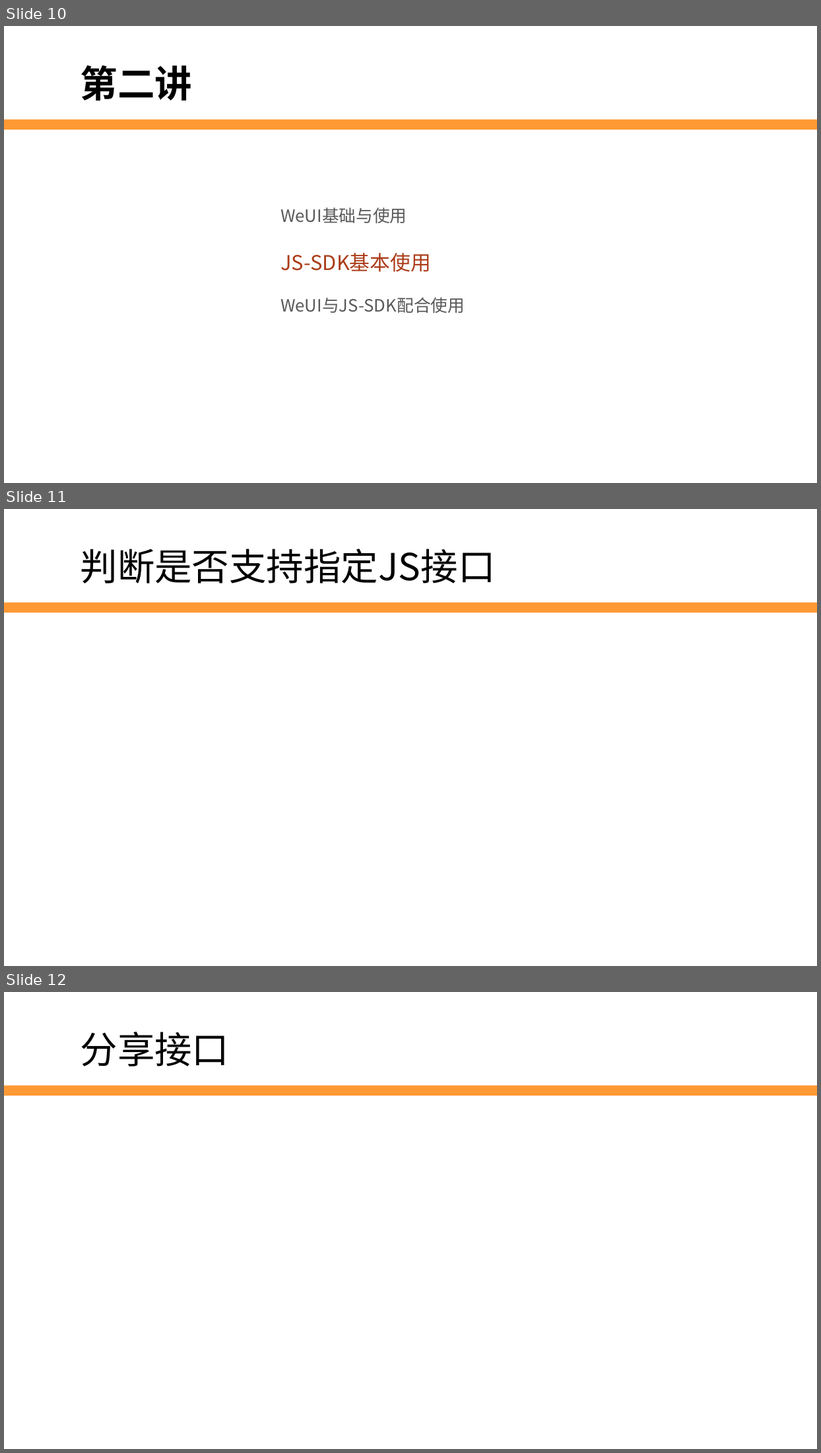
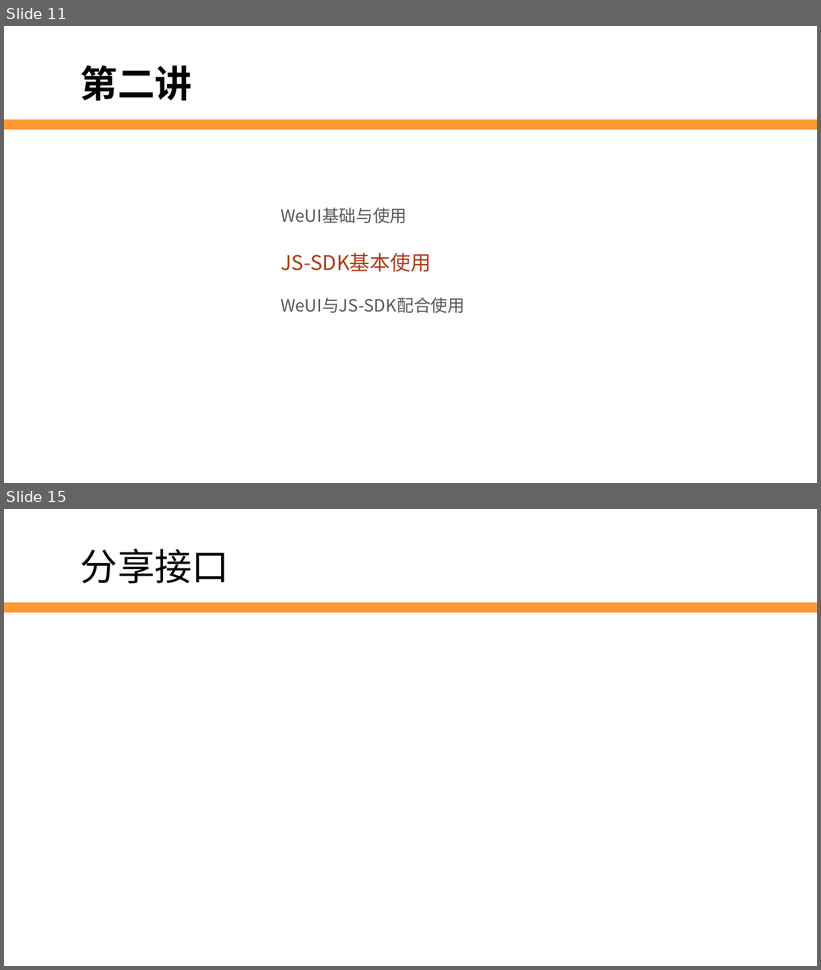
Before and after one commit to edu2act/2017-2018_1st_Wechat_Web_Programming, a slide deck: 第10讲 JS-SDK.pptx. Shown one above the other, each under a label of ours: slides 10, 11 and 12 before the commit, slides 11 and 15 after it; the slides between them are not shown. The pictures are 821x1453 and 821x970 pixels, drawn with LibreOffice and Linux fonts; fonts in the diff are those of the drawing; background and template pictures are left out. Boxes give left, top, right and bottom in pixels: in the first picture for what was removed or moved away, otherwise in the second. Text is boxed around its words. In the diff, an @@ line names an element or a change of style, - is before the commit and + after.

```diff
--- a/第10讲 JS-SDK.pptx
+++ b/第10讲 JS-SDK.pptx
@@ slide 11 removed at [4, 509, 817, 966], background #FFFFFF; not listed: 1 template element that a slide beside it also shows @@
@@ text removed at [81, 549, 496, 584] @@
-判断是否支持指定JS接口
@@ what was slide 10 is now slide 11 @@
@@ what was slide 12 is now slide 15 @@
```
Also in this commit, not shown: 2 slides changed, 4 slides added, 4 other slides removed, 1 other file.
